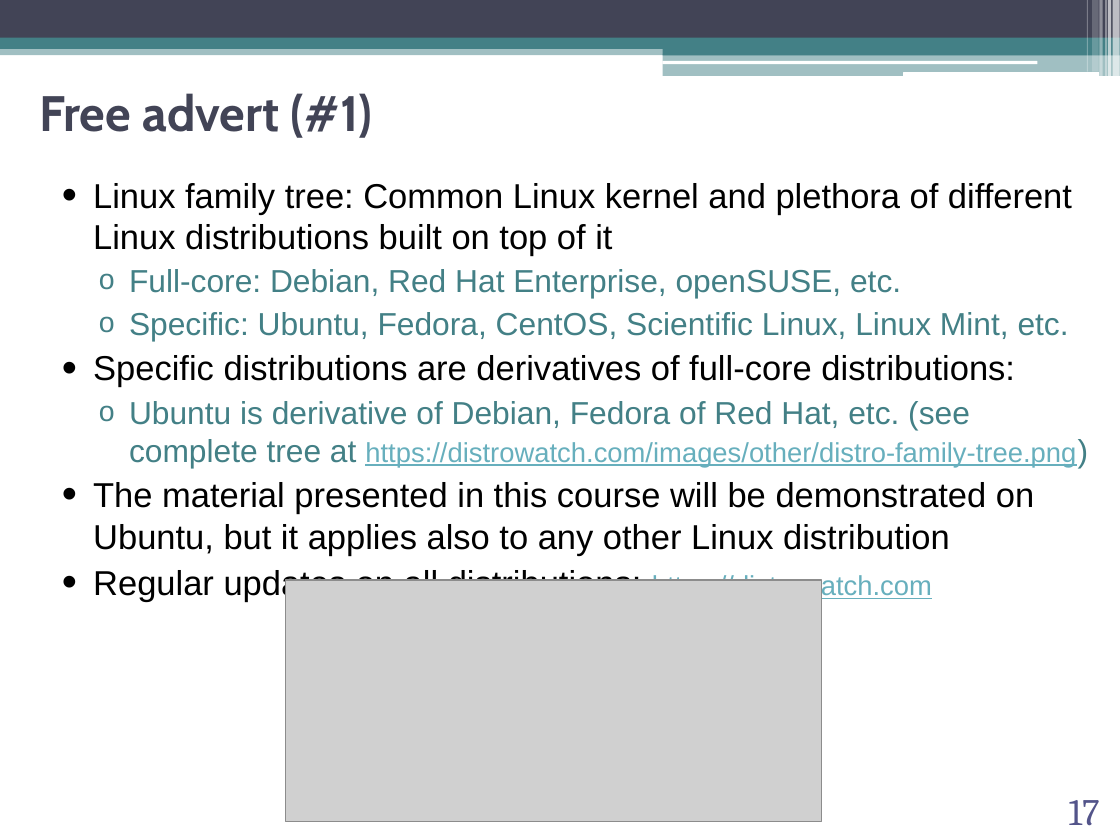
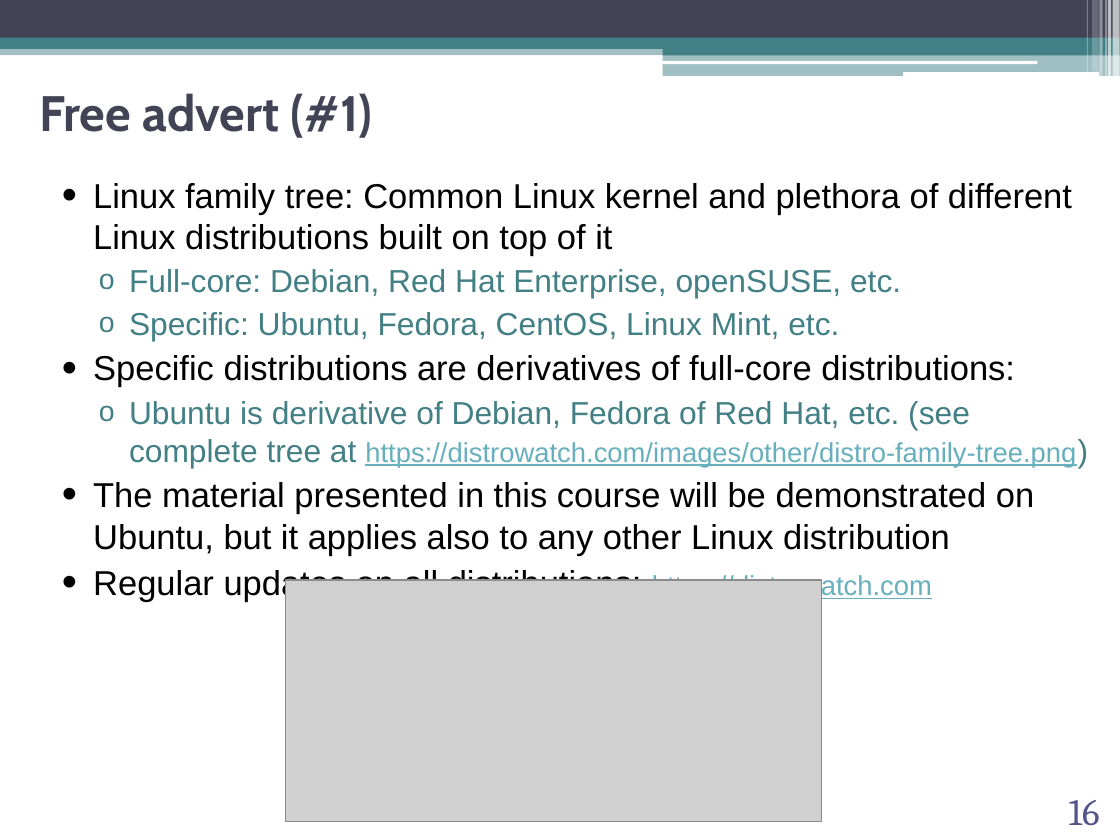
Before and after one commit to abilandz/PH8124, a slide deck: slide 16 of Lecture_1/ABilandzic_PH8124_SS2023.pptx (slide 17 before the commit). Drawn at 1120x840 pixels with LibreOffice and Linux fonts; fonts in the diff are those of the drawing; grey boxes stand for pictures; background and template pictures are left out. Boxes give left, top, right and bottom in pixels: in the first picture for what was removed or moved away, otherwise in the second. Text is boxed around its words. In the diff, an @@ line names an element or a change of style, - is before the commit and + after.

```diff
--- a/Lecture_1/ABilandzic_PH8124_SS2023.pptx
+++ b/Lecture_1/ABilandzic_PH8124_SS2023.pptx
@@ text at bbox=[129, 312, 839, 341]: text changed @@
-  o Specific: Ubuntu, Fedora, CentOS, Scientific Linux, Linux Mint, etc.
+  o Specific: Ubuntu, Fedora, CentOS, Linux Mint, etc.
@@ page number at bbox=[1069, 800, 1100, 825]: text changed @@
-17
+16
```
Also in this commit, not shown: 12 other slides changed, 1 slide removed, 3 other files.
